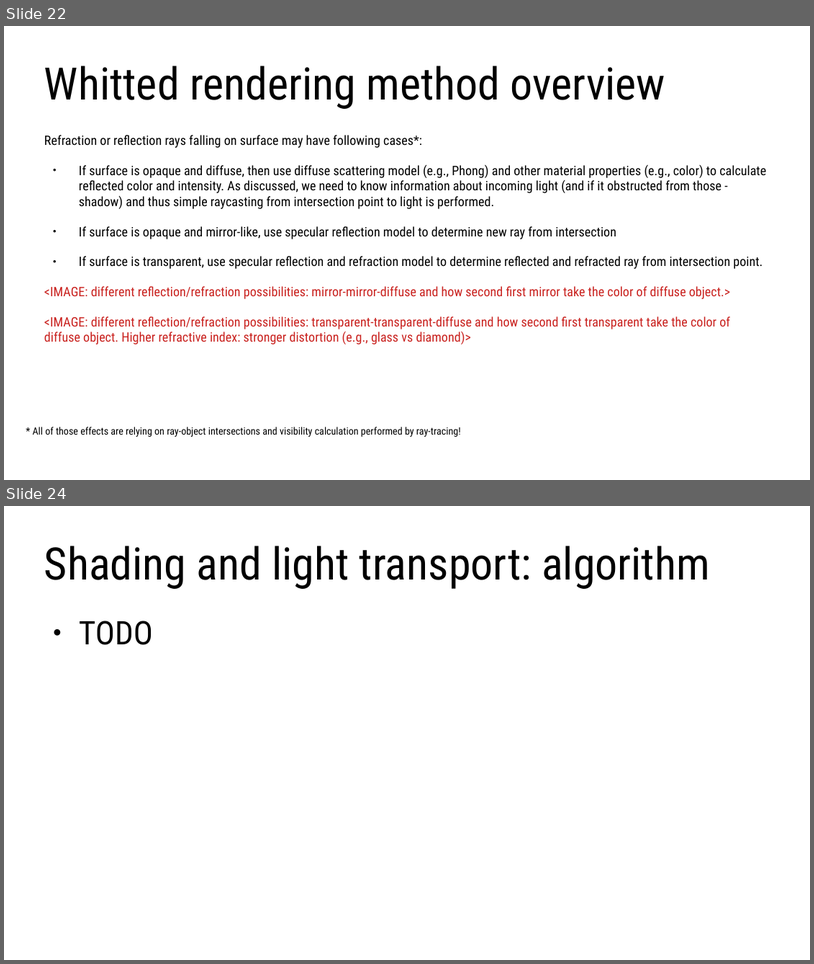
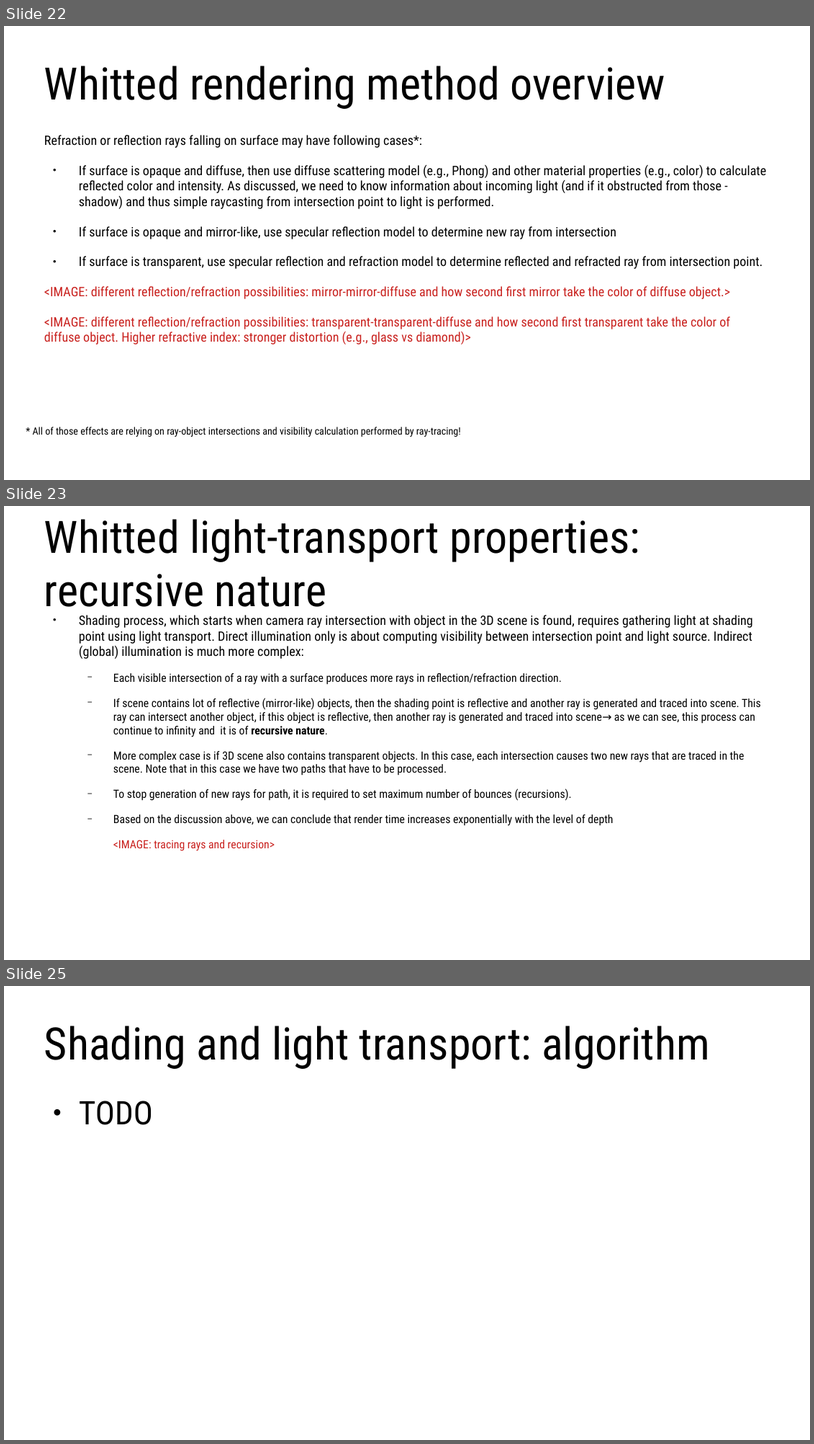
Before and after one commit to lorentzo/IntroductionToComputerGraphics, a slide deck: lectures/foundations_rendering/foundations_raytracing.odp. Shown one above the other, each under a label of ours: slides 22 and 24 before the commit, slides 22, 23 and 25 after it; the slides between them are not shown. The pictures are 814x964 and 814x1444 pixels, drawn with LibreOffice and Linux fonts; fonts in the diff are those of the drawing. Boxes give left, top, right and bottom in pixels: in the first picture for what was removed or moved away, otherwise in the second. Text is boxed around its words. In the diff, an @@ line names an element or a change of style, - is before the commit and + after.

Commit message:
rendering fundamentals

```diff
--- a/lectures/foundations_rendering/foundations_raytracing.odp
+++ b/lectures/foundations_rendering/foundations_raytracing.odp
@@ slide 23 added at box(4, 506, 810, 960), background #FFFFFF @@
@@ title added at box(44, 519, 640, 618), 44 pt, text #000000 @@
+Whitted light-transport properties: recursive nature
@@ text added at box(79, 615, 761, 851), 11.2 pt, text #000000 @@
+● Shading process, which starts when camera ray intersection with object in the 3D scene is found, requires gathering light at shading point using light transport. Direct illumination only is about computing visibility between intersection point and light source. Indirect (global) illumination is much more complex:
+  − Each visible intersection of a ray with a surface produces more rays in reflection/refraction direction.
+  − If scene contains lot of reflective (mirror-like) objects, then the shading point is reflective and another ray is generated and traced into scene. This ray can intersect another object, if this object is reflective, then another ray is generated and traced into scene→ as we can see, this process can continue to infinity and it is of recursive nature.
+  − More complex case is if 3D scene also contains transparent objects. In this case, each intersection causes two new rays that are traced in the scene. Note that in this case we have two paths that have to be processed.
+  − To stop generation of new rays for path, it is required to set maximum number of bounces (recursions).
+  − Based on the discussion above, we can conclude that render time increases exponentially with the level of depth
+  <IMAGE: tracing rays and recursion>
@@ what was slide 24 is now slide 25 @@
```
Also in this commit, not shown: 1 slide changed, 1 other slide added, 1 slide removed, 3 other files.
